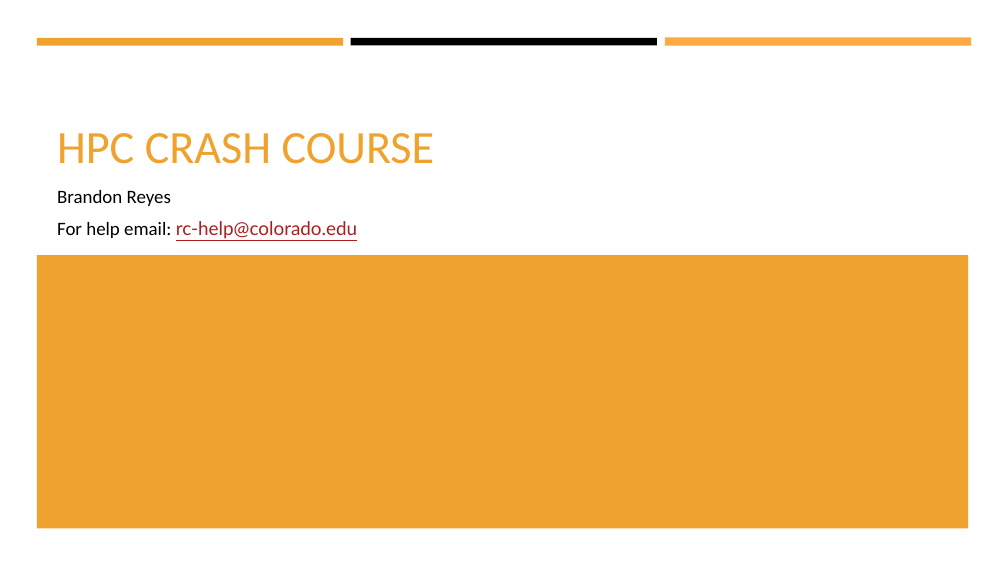
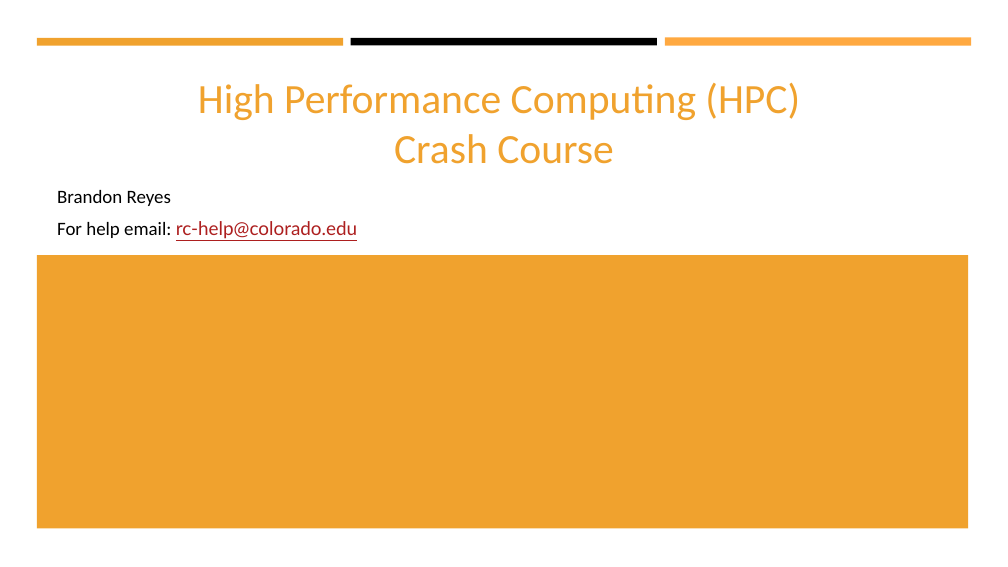
Before and after one commit to b-reyes/Presentations, a slide deck: slide 1 of CU_presentation/CU_boulder_presentation.pptx. Drawn at 1008x567 pixels with LibreOffice and Linux fonts; fonts in the diff are those of the drawing. Boxes give left, top, right and bottom in pixels: in the first picture for what was removed or moved away, otherwise in the second. Text is boxed around its words. In the diff, an @@ line names an element or a change of style, - is before the commit and + after.

```diff
--- a/CU_presentation/CU_boulder_presentation.pptx
+++ b/CU_presentation/CU_boulder_presentation.pptx
@@ title at [198,83,800,164]: text changed; size 44 to 39.6 pt @@
-HPC CRASH COURSE
+High Performance Computing (HPC)
+Crash Course
```
Also in this commit, not shown: 6 other slides changed, 2 other files.
